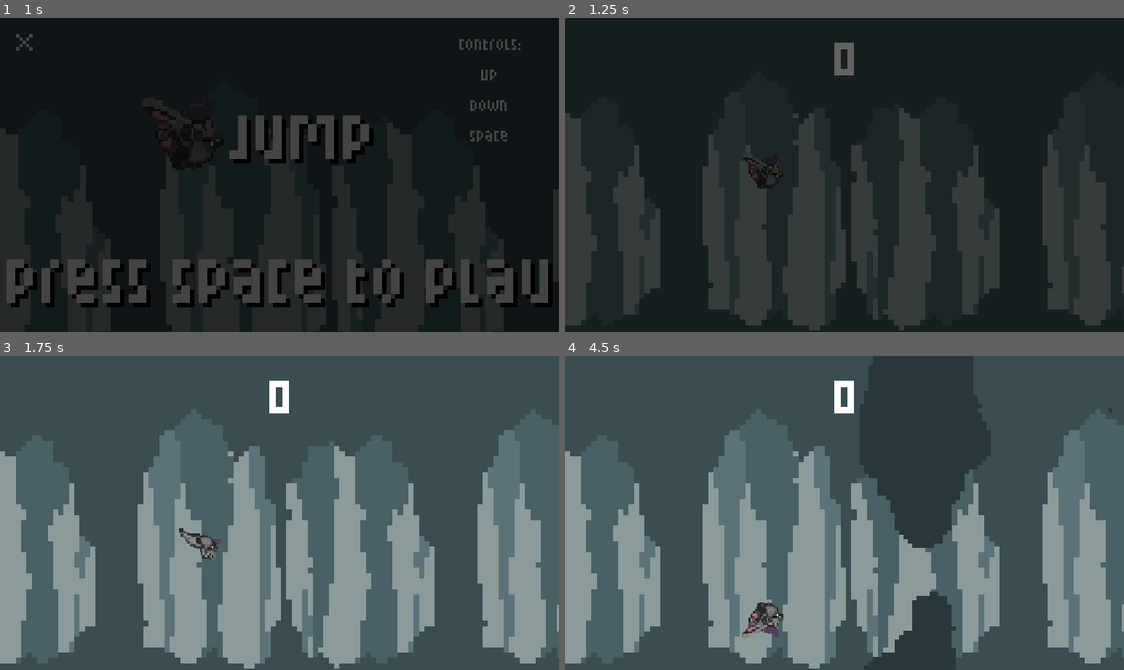
Above: before the commit, frames 1-4 (two rows, left to right).
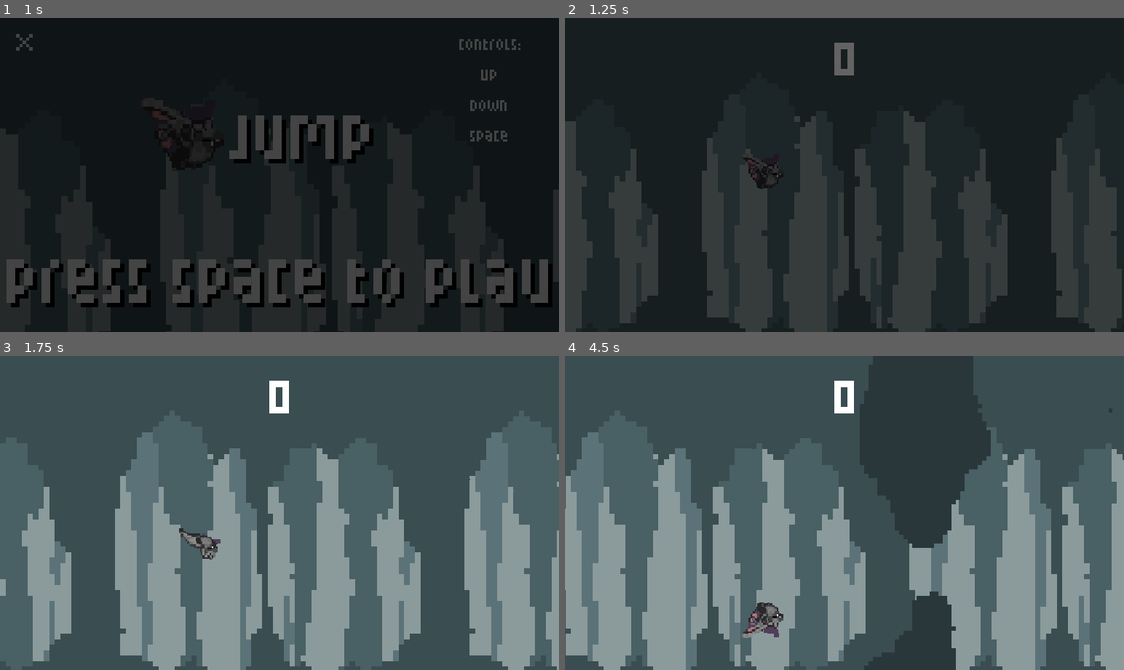
Above: after the commit, the same moments.

Repository: Can202/BatJump
Game: Godot game, scene res://Escenas/Menus/Menú.tscn
Same seed, same stepped clock (60 frames per second), same inputs: the game is played once before the commit and once after it.
Inputs:
- Up to frame 1 (1 s): hold Up (ui_up) from 0.53 s (still down); tap Space (space) at 0.6 s
- Up to frame 2 (1.25 s): keep holding Up (ui_up)
- Up to frame 3 (1.75 s): release Up (ui_up) at 1.28 s; hold Down (ui_down) from 1.28 s (still down); tap Space (space) at 1.35 s
- Up to frame 4 (4.5 s): release Down (ui_down) at 2.03 s; hold Up (ui_up) 2.03-3.53 s; tap Space (space) every 0.75 s from 2.1 to 4.35 s; hold Down (ui_down) from 3.53 s (still down)

Frame 1 is identical in both runs. In frame 2, 7.9% of the frame differs, in the area x 0-100%, y 28-100%; in frame 3, 34%; in frame 4, 37%, in the area x 0-100%, y 23-100%.

Commit message:
Add files via upload

Diff:
--- a/Escenas/Juego/Juego.tscn
+++ b/Escenas/Juego/Juego.tscn
@@ -56,8 +56,15 @@
 script = ExtResource( 2 )
 cavethings = ExtResource( 4 )
 
-[node name="back" type="Sprite" parent="."]
-scale = Vector2( 2.42855, 2.42855 )
+[node name="parallax" type="ParallaxBackground" parent="."]
+scroll_offset = Vector2( 640, 0 )
+scroll_limit_begin = Vector2( 640, 0 )
+
+[node name="layer" type="ParallaxLayer" parent="parallax"]
+motion_mirroring = Vector2( 640, 0 )
+
+[node name="back" type="Sprite" parent="parallax/layer"]
+scale = Vector2( 2.5, 2.5 )
 texture = ExtResource( 3 )
 centered = false
 
@@ -113,6 +120,7 @@
 anims/start = SubResource( 5 )
 
 [node name="Sprite" type="Sprite" parent="Animation"]
+visible = false
 position = Vector2( 136, 72 )
 scale = Vector2( 5.25, 3.25 )
 texture = ExtResource( 7 )
--- a/Scripts/Juego/Juego.gd
+++ b/Scripts/Juego/Juego.gd
@@ -10,6 +10,8 @@
 
 # Called when the node enters the scene tree for the first time.
 func _ready():
+	$timetospawn.wait_time = 2
+	$Animation/Sprite.show()
 	$Animation.current_animation = "start"
 	$music.play()
 	Glovar.Score = 0
@@ -19,12 +21,16 @@
 
 # Called every frame. 'delta' is the elapsed time since the previous frame.
 func _process(delta):
+	if Glovar.Score >= 25 and Glovar.Score <= 49:
+		$timetospawn.wait_time = 1.5
+	elif Glovar.Score >= 50:
+		$timetospawn.wait_time = 1
 	if Input.is_action_just_pressed("scape"):
 		get_tree().change_scene("res://Escenas/Menus/Menú.tscn")
 	$Score.text = str(Glovar.Score)
-	#$back.position.x -= 100 * delta
-	#if $back.position.x <= -480:
-	#	$back.position.x = 0
+	$parallax/layer/back.position.x -= 20 * delta
+	if $parallax/layer/back.position.x <= -480:
+		$parallax/layer/back.position.x = 0
 	if Glovar.perder == true:
 		$Animation.current_animation = "end"
 		anim = 1
Not shown, changed: export_presets.cfg
